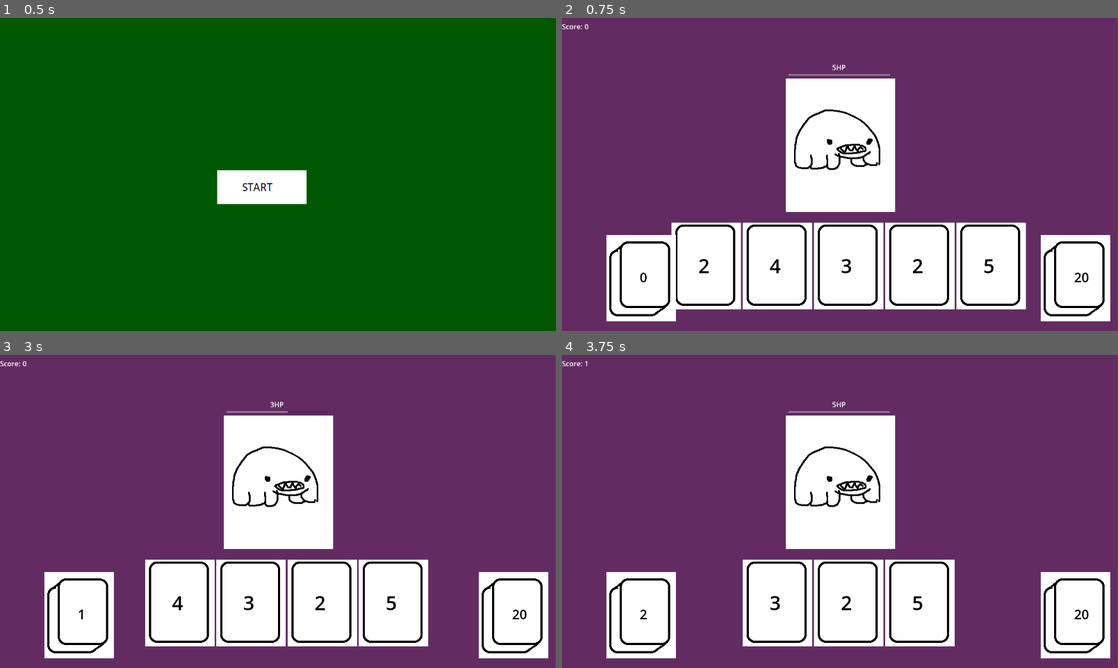
Above: before the commit, frames 1-4 (two rows, left to right).
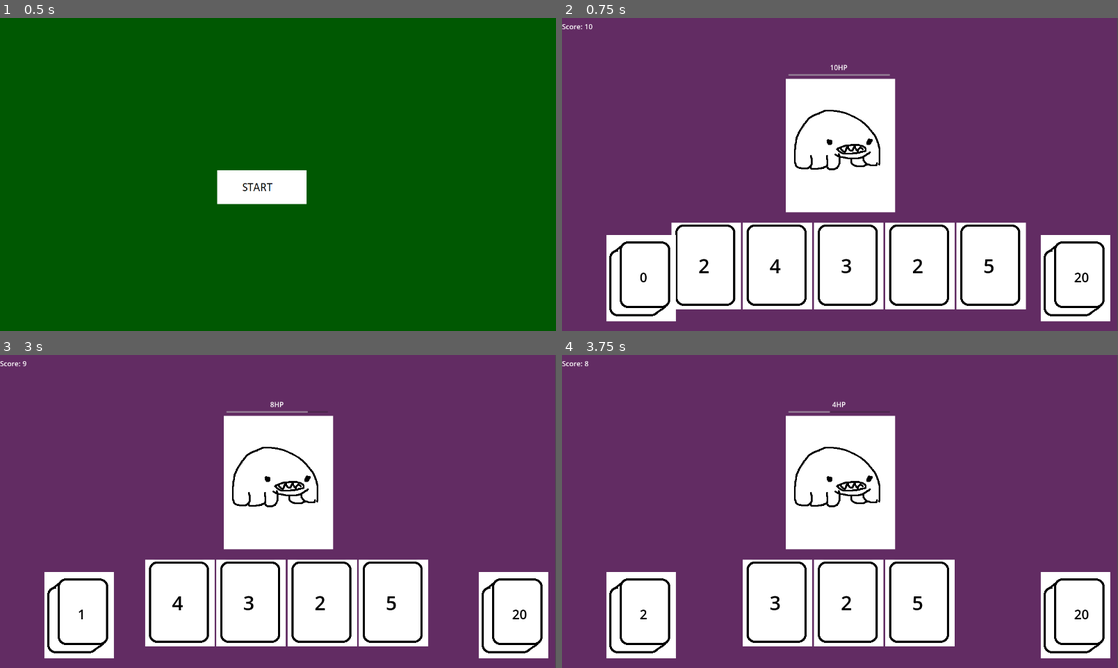
Above: after the commit, the same moments.

Repository: SebMarson/gmtk-gamejam-2024
Game: Godot game, scene res://scenes/start_screen.tscn
Two runs of this game, one before a commit and one after it. Both use one fixed random seed, a clock stepped at 60 frames per second and the inputs below.
Inputs (mouse positions are in pixels of both pictures, inside the frame that each line leads up to):
- Up to frame 1 (0.5 s): no input
- Up to frame 2 (0.75 s): click (823, 187) at 0.5 s
- Up to frame 3 (3 s): tap Enter at 1.25, 2.75 s; move the mouse to (511, 614) at 1.27 s; click (511, 614) at 1.42 s; tap Space at 2 s; move the mouse to (77, 614) at 2.02 s; click (77, 614) at 2.17 s; move the mouse to (144, 602) at 2.77 s; click (144, 602) at 2.92 s
- Up to frame 4 (3.75 s): tap Space at 3.5 s; move the mouse to (739, 602) at 3.52 s; click (739, 602) at 3.67 s

Frame 1 is identical in both runs. In frame 2, 0.4% of the frame differs, in the area x 4-60%, y 2-63%; in frame 3, 0.4%; in frame 4, 0.4%.

Commit message:
Added monster attacks and essence transfer to cards

Diff:
--- a/scenes/card.gd
+++ b/scenes/card.gd
@@ -3,6 +3,7 @@
 var level
 var damage
 var effect
+var essence
 
 # Called when the node enters the scene tree for the first time.
 func _ready() -> void:
@@ -11,7 +12,7 @@
 	damage = RandomNumberGenerator.new().randi_range(1, 5)
 	$Label.text = str(damage)
 	effect = ""
-
+	essence = null
 
 # Called every frame. 'delta' is the elapsed time since the previous frame.
 func _process(delta: float) -> void:
@@ -25,10 +26,14 @@
 func setLevel(levelRef) -> void:
 	level = levelRef
 
+func setEssence(ess) -> void:
+	print("Card essence set to " + ess)
+	essence = ess
+
 func play_card() -> void:
 	print("Card clicked on")
 	if (damage > 0):
-		level.currentMonster.dealDamage(damage)
+		level.currentMonster.dealDamage(self, damage)
 
 	# Remove this card from the hand
 	#level.hand.cards.erase(self)
@@ -36,3 +41,6 @@
 
 	# Add this card to the discard deck
 	level.discardDeck.addCard(self)
+
+	# Prompt level to do its post user-go stuff
+	level.postUserGo()
--- a/scenes/card.tscn
+++ b/scenes/card.tscn
@@ -44,7 +44,6 @@
 text = "test"
 
 [node name="CardSprite" type="Sprite2D" parent="."]
-scale = Vector2(1, 1)
 texture = ExtResource("1_ugj55")
 centered = false
 script = SubResource("GDScript_w4t4v")
--- a/scenes/level.gd
+++ b/scenes/level.gd
@@ -49,3 +49,9 @@
 
 func addScore(score) -> void:
 	$ScoreContainer/ScoreValue.text = str(int($ScoreContainer/ScoreValue.text) + score)
+
+func decreaseScore(score) -> void:
+	$ScoreContainer/ScoreValue.text = str(int($ScoreContainer/ScoreValue.text) + score)
+
+func postUserGo() -> void:
+	currentMonster.attack()
--- a/scenes/level.tscn
+++ b/scenes/level.tscn
@@ -22,4 +22,4 @@
 
 [node name="ScoreValue" type="Label" parent="ScoreContainer"]
 layout_mode = 2
-text = "0"
+text = "10"
--- a/scenes/monster.gd
+++ b/scenes/monster.gd
@@ -1,6 +1,9 @@
 extends Control
 
-var HEALTH = 5
+var HEALTH = 10
+var ATTACK = -1
+var SCORE = 3
+var ESSENCE = "STRONG"
 var level
 
 # Called when the node enters the scene tree for the first time.
@@ -13,17 +16,21 @@
 func _process(delta: float) -> void:
 	pass
 
-func dealDamage(damage) -> void:
+func dealDamage(card, damage) -> void:
 	$VBoxContainer/HealthBar.value = $VBoxContainer/HealthBar.value - damage
 	$VBoxContainer/Label.text = str($VBoxContainer/HealthBar.value) + "HP"
 	if $VBoxContainer/HealthBar.value <= 0:
-		print("Monster defeated")
-		defeated()
+		defeated(card)
 
 func setLevel(levelRef) -> void:
 	level = levelRef
 
-func defeated() -> void:
+func defeated(card) -> void:
+	print("Monster defeated")
+	card.setEssence(ESSENCE)
 	queue_free()
-	level.addScore(1)
+	level.addScore(SCORE)
 	level.spawnMonster()
+
+func attack() -> void:
+	level.decreaseScore(ATTACK)
--- a/scenes/monster.tscn
+++ b/scenes/monster.tscn
@@ -28,5 +28,6 @@
 show_percentage = false
 
 [node name="Tardigrade" type="Sprite2D" parent="VBoxContainer"]
-position = Vector2(120, 191)
+position = Vector2(-6, 38)
 texture = ExtResource("1_jbtjs")
+centered = false
Not shown, added: export_presets.cfg
Not shown, changed: .gitignore
Not shown, added: Small Star.pck
